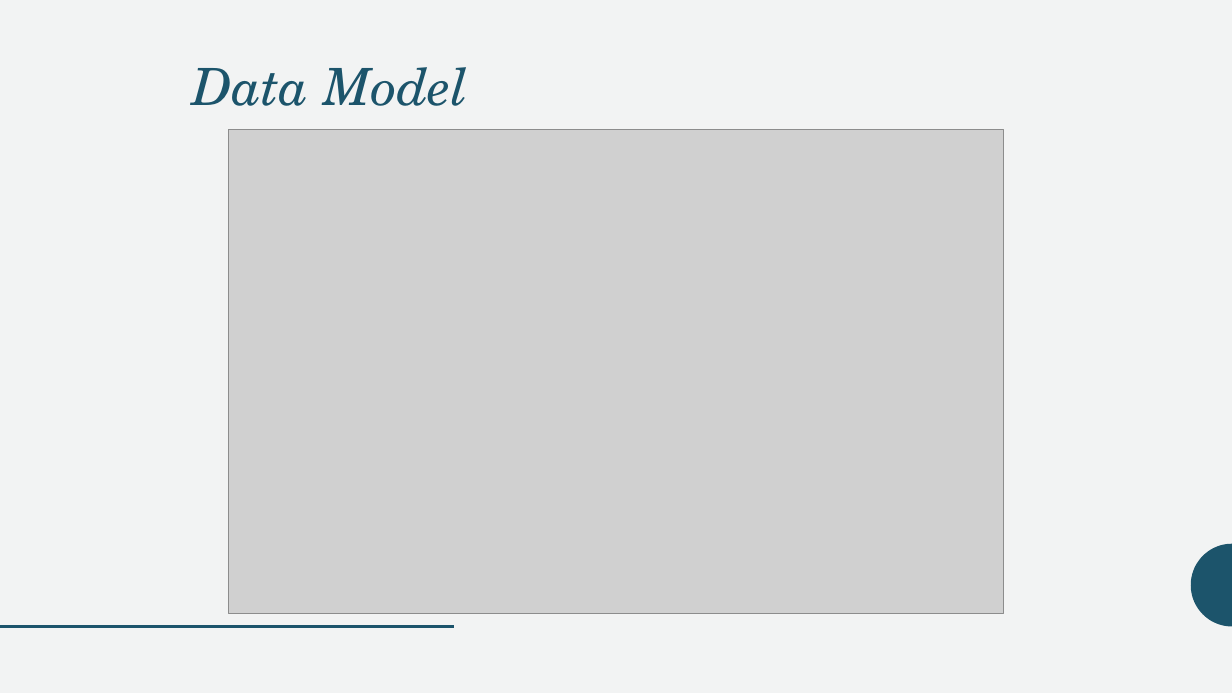
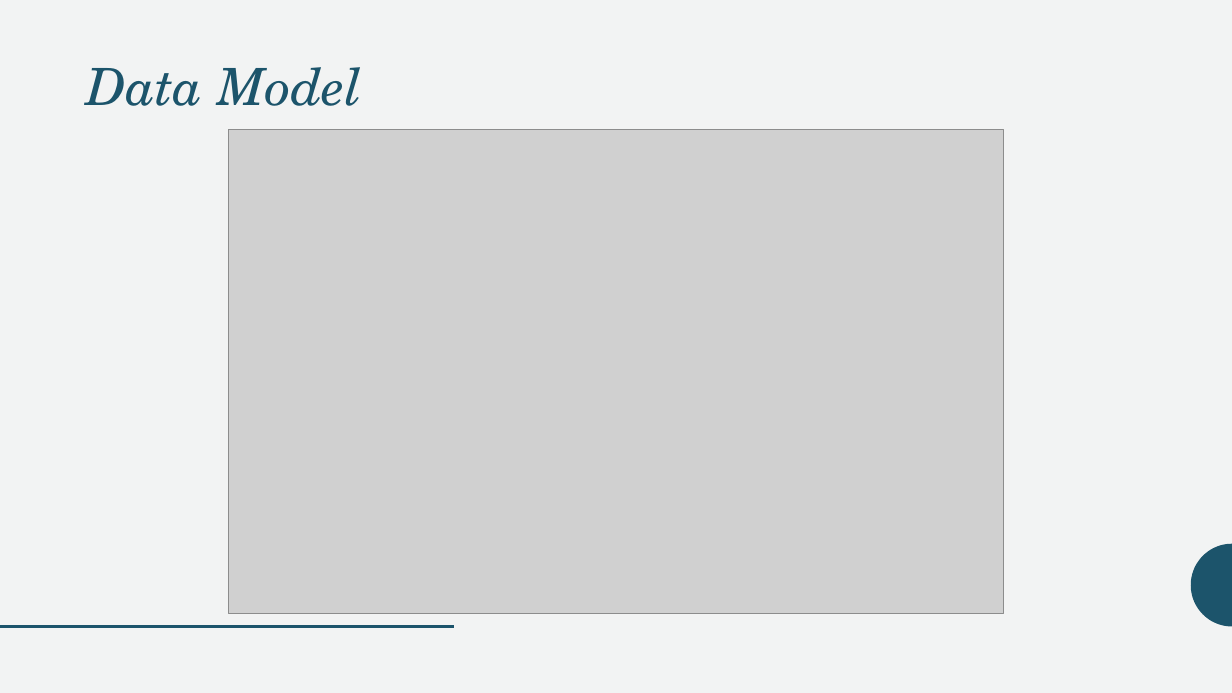
Before and after one commit to SRobbins-13/GHG_Regression_Analysis, a slide deck: slide 4 of GHG_Regression_Analysis.pptx. Drawn at 1232x693 pixels with LibreOffice and Linux fonts; fonts in the diff are those of the drawing; grey boxes stand for pictures. Boxes give left, top, right and bottom in pixels: in the first picture for what was removed or moved away, otherwise in the second. Text is boxed around its words. In the diff, an @@ line names an element or a change of style, - is before the commit and + after.

```diff
--- a/GHG_Regression_Analysis.pptx
+++ b/GHG_Regression_Analysis.pptx
@@ text "Data Model" at (86,67,362,106): alignment right to left @@
```
Also in this commit, not shown: 7 other slides changed, 2 slides added, 1 slide removed, 1 other file.
